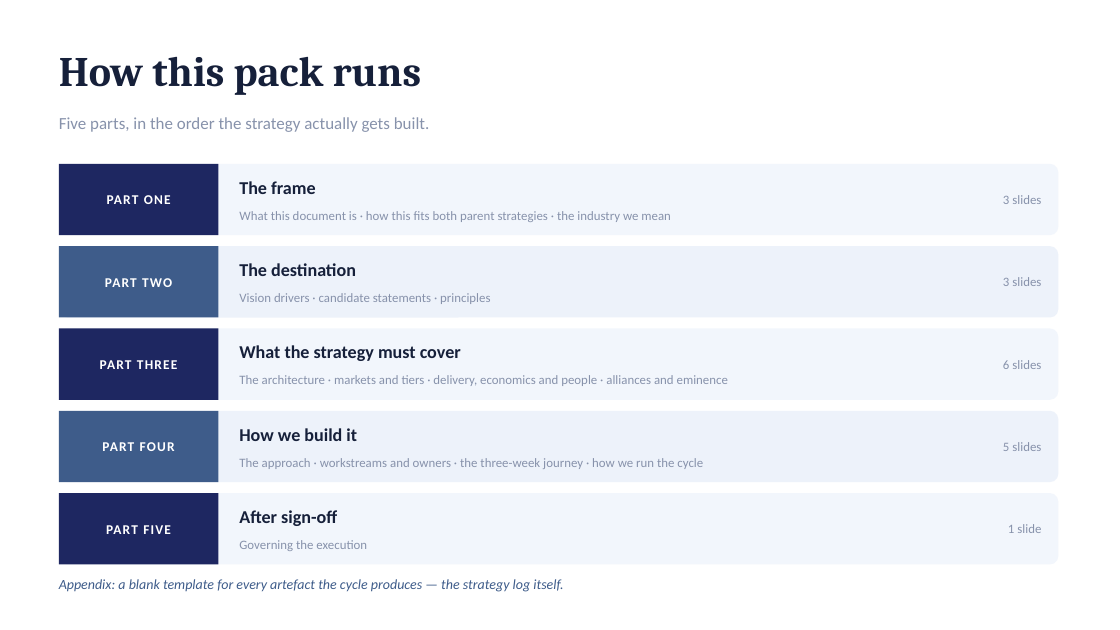
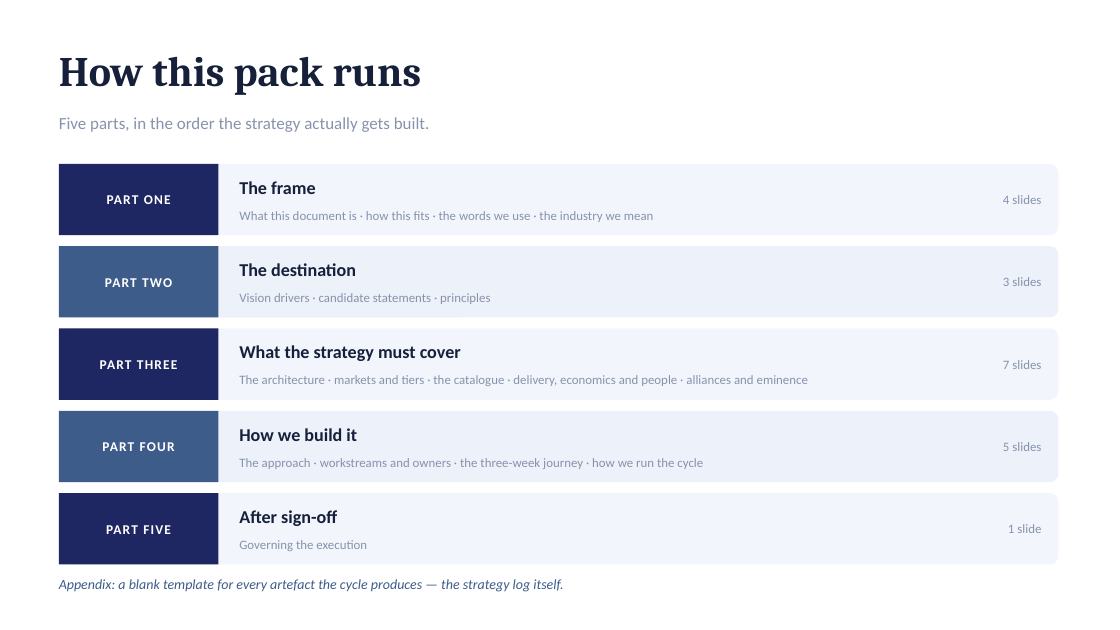
Before and after one commit to dhajjar-cyber/bae, a slide deck: slide 2 of FSI strategy/EAI&D-FSI-Strategy-Development-Plan.pptx. Drawn at 1120x630 pixels with LibreOffice and Linux fonts; fonts in the diff are those of the drawing. Boxes give left, top, right and bottom in pixels: in the first picture for what was removed or moved away, otherwise in the second. Text is boxed around its words. In the diff, an @@ line names an element or a change of style, - is before the commit and + after.

```diff
--- a/FSI strategy/EAI&D-FSI-Strategy-Development-Plan.pptx
+++ b/FSI strategy/EAI&D-FSI-Strategy-Development-Plan.pptx
@@ text at [1003, 195, 1041, 204]: text changed @@
-3 slides
+4 slides
@@ text at [239, 211, 654, 222]: text changed @@
-What this document is · how this fits both parent strategies · the industry we mean
+What this document is · how this fits · the words we use · the industry we mean
@@ text at [239, 375, 808, 386]: text changed @@
-The architecture · markets and tiers · delivery, economics and people · alliances and eminence
+The architecture · markets and tiers · the catalogue · delivery, economics and people · alliances and eminence
@@ text at [1003, 360, 1041, 369]: text changed @@
-6 slides
+7 slides
```
Also in this commit, not shown: 12 other slides changed, 2 slides added, 3 other files.
